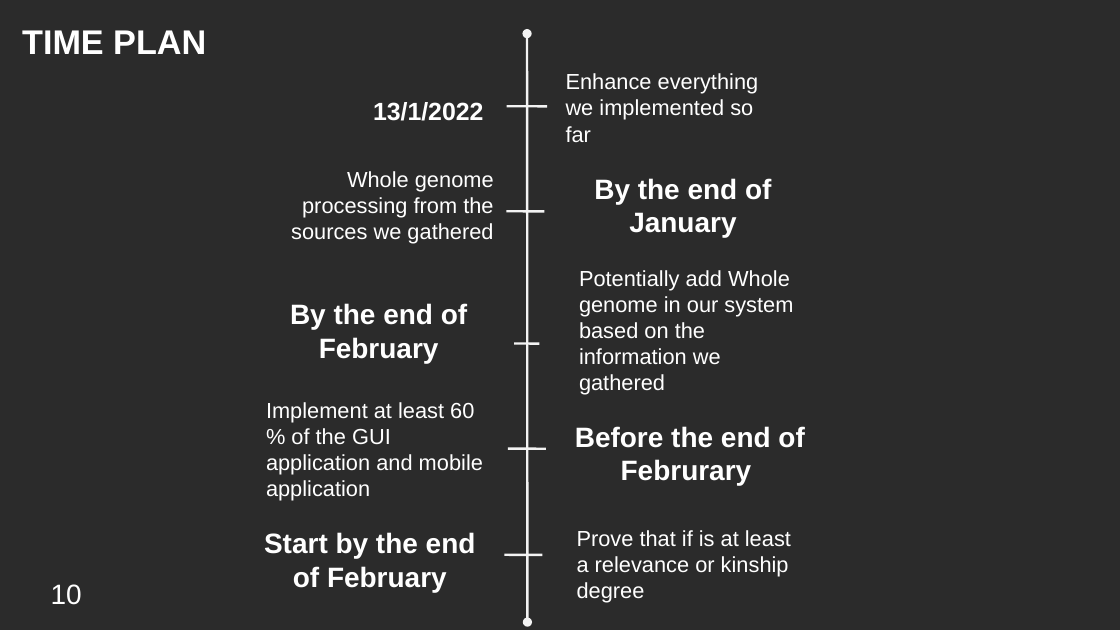
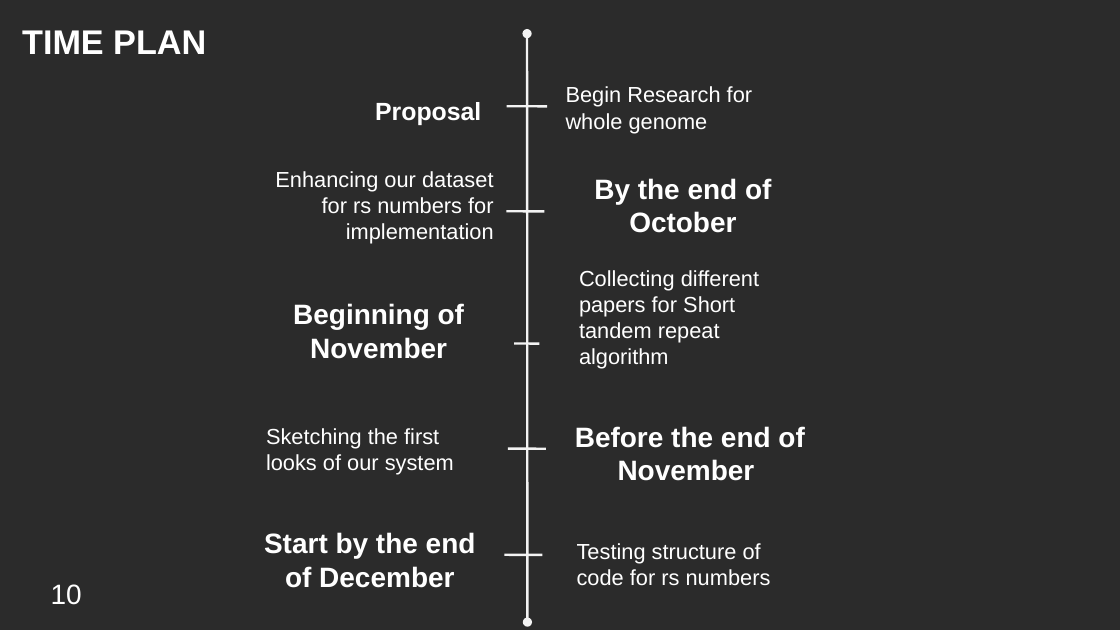
Before and after one commit to YoussifAssem/Genatac, a slide deck: slide 13 of E-Genetics/presentations/proposal.pptx. Drawn at 1120x630 pixels with LibreOffice and Linux fonts; fonts in the diff are those of the drawing; background and template pictures are left out; a plain dark background stands for a picture behind light text. Boxes give left, top, right and bottom in pixels: in the first picture for what was removed or moved away, otherwise in the second. Text is boxed around its words. In the diff, an @@ line names an element or a change of style, - is before the commit and + after.

```diff
--- a/E-Genetics/presentations/proposal.pptx
+++ b/E-Genetics/presentations/proposal.pptx
@@ text at (x1=566, y1=86, x2=752, y2=133): text changed @@
-Enhance everything we implemented so far
+Begin Research for whole genome
@@ text at (x1=375, y1=102, x2=481, y2=125): text changed @@
-13/1/2022
+Proposal
@@ text at (x1=275, y1=171, x2=494, y2=244): text changed @@
-Whole genome processing from the sources we gathered
+Enhancing our dataset for rs numbers for implementation
@@ text at (x1=594, y1=178, x2=771, y2=233): text changed @@
-By the end of January
+By the end of October
@@ text at (x1=579, y1=270, x2=759, y2=369): text changed @@
-Potentially add Whole genome in our system based on the information we gathered
+Collecting different papers for Short tandem repeat algorithm
@@ text at (x1=293, y1=303, x2=464, y2=359): text changed @@
-By the end of February
+Beginning of November
@@ text at (x1=266, y1=428, x2=454, y2=475): text changed @@
-Implement at least 60 % of the GUI application and mobile application
+Sketching the first looks of our system
@@ text at (x1=575, y1=426, x2=804, y2=481): text changed @@
-Before the end of Februrary
+Before the end of November
@@ text at (x1=264, y1=532, x2=476, y2=588): text changed @@
-Start by the end of February
+Start by the end of December
@@ text at (x1=577, y1=543, x2=771, y2=586): text changed @@
-Prove that if is at least a relevance or kinship degree
+Testing structure of code for rs numbers
```
